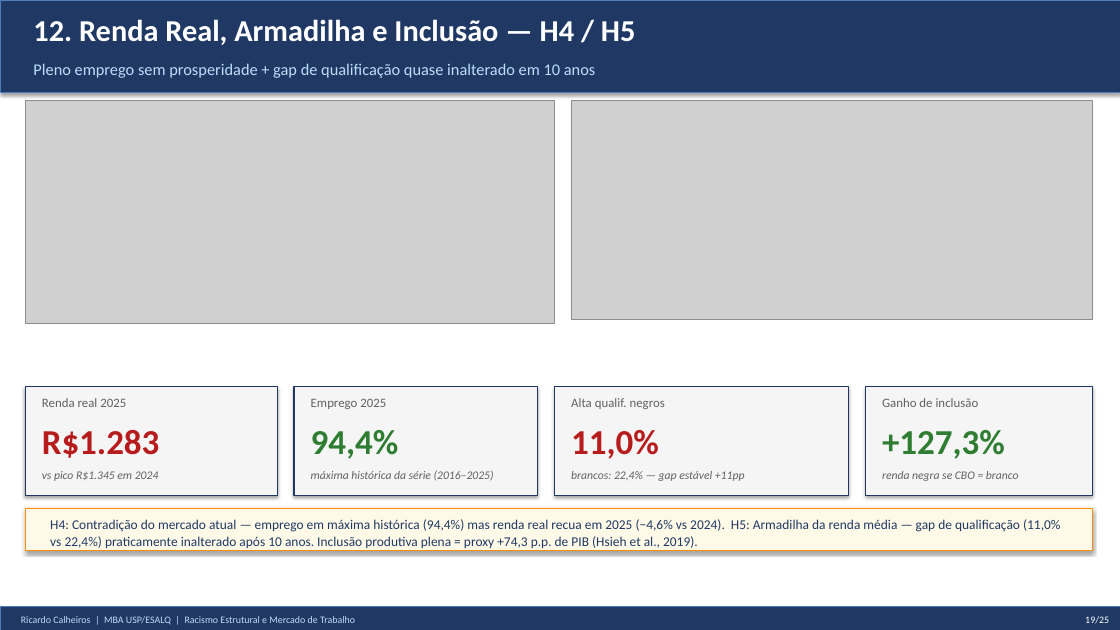
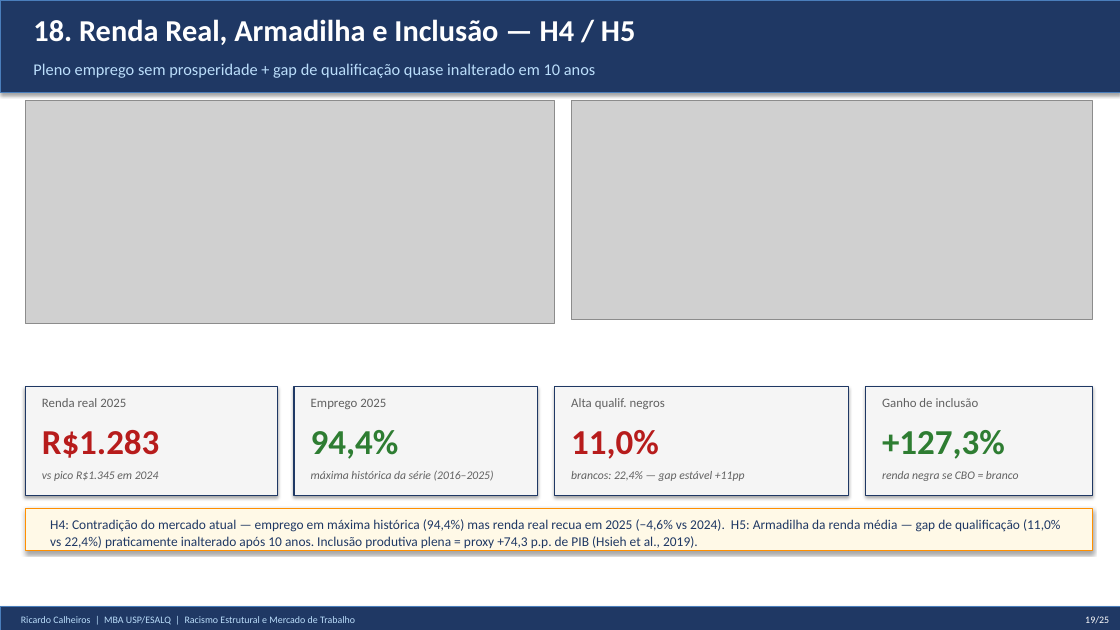
Before and after one commit to rickinrj-ux/ProjetoRacismoPNAD, a slide deck: slide 19 of apresentacao_tcc.pptx. Drawn at 1120x630 pixels with LibreOffice and Linux fonts; fonts in the diff are those of the drawing; grey boxes stand for pictures. Boxes give left, top, right and bottom in pixels: in the first picture for what was removed or moved away, otherwise in the second. Text is boxed around its words. In the diff, an @@ line names an element or a change of style, - is before the commit and + after.

```diff
--- a/apresentacao_tcc.pptx
+++ b/apresentacao_tcc.pptx
@@ text at <box>33,19,635,45</box>: text changed @@
-12. Renda Real, Armadilha e Inclusão — H4 / H5
+18. Renda Real, Armadilha e Inclusão — H4 / H5
```
Also in this commit, not shown: 20 other slides changed, 3 other files.
